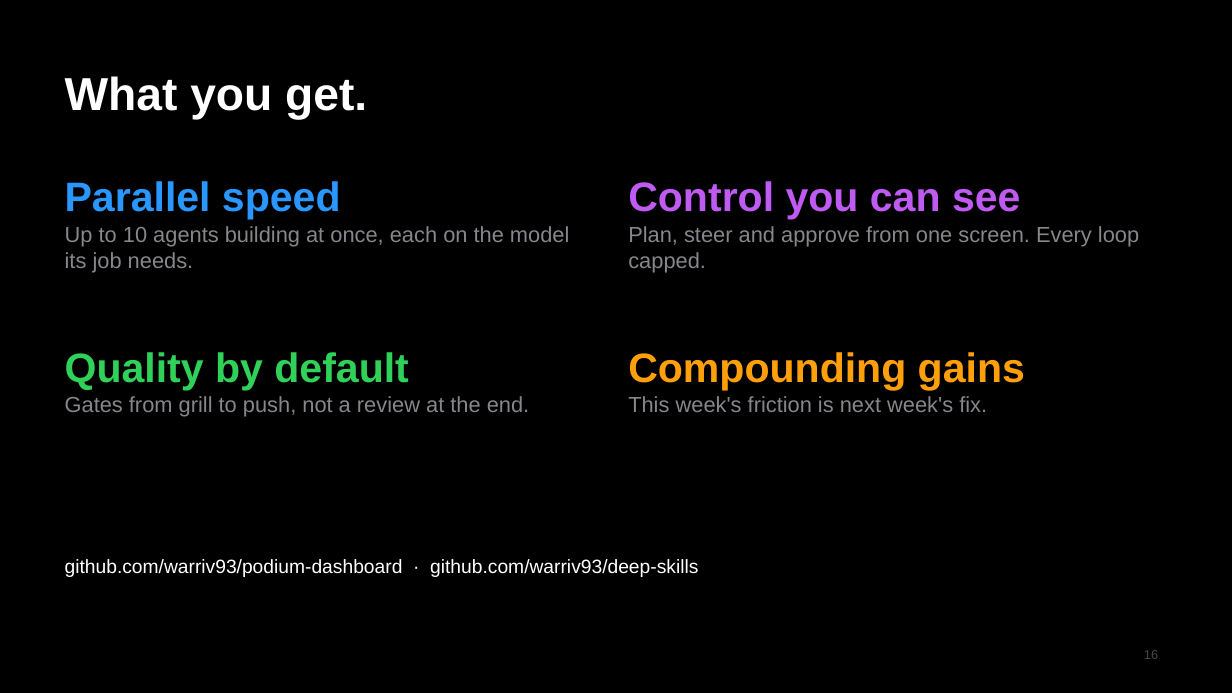
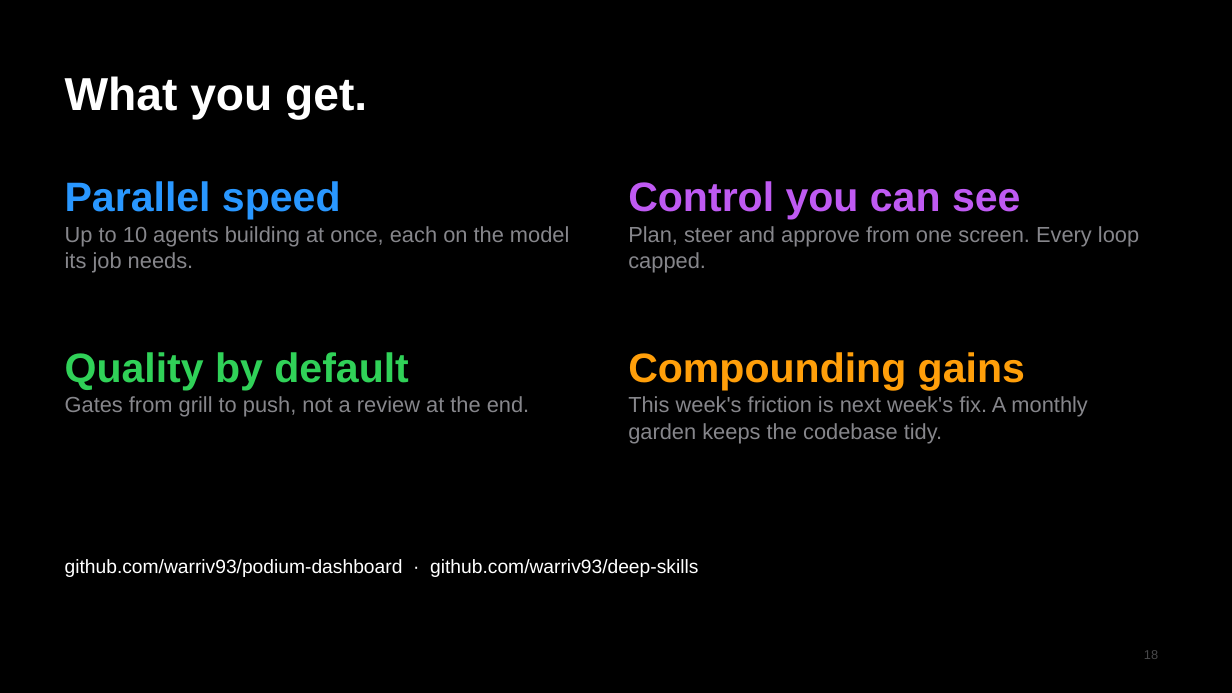
Before and after one commit to warriv93/podium-dashboard, a slide deck: slide 18 of docs/podium-deck.pptx (slide 16 before the commit). Drawn at 1232x693 pixels with LibreOffice and Linux fonts; fonts in the diff are those of the drawing. Boxes give left, top, right and bottom in pixels: in the first picture for what was removed or moved away, otherwise in the second. Text is boxed around its words. In the diff, an @@ line names an element or a change of style, - is before the commit and + after.

```diff
--- a/docs/podium-deck.pptx
+++ b/docs/podium-deck.pptx
@@ text at (x1=628, y1=396, x2=1087, y2=443): text changed @@
-This week's friction is next week's fix.
+This week's friction is next week's fix. A monthly garden keeps the codebase tidy.
```
Also in this commit, not shown: 5 other slides changed, 2 slides added, 3 other files.
